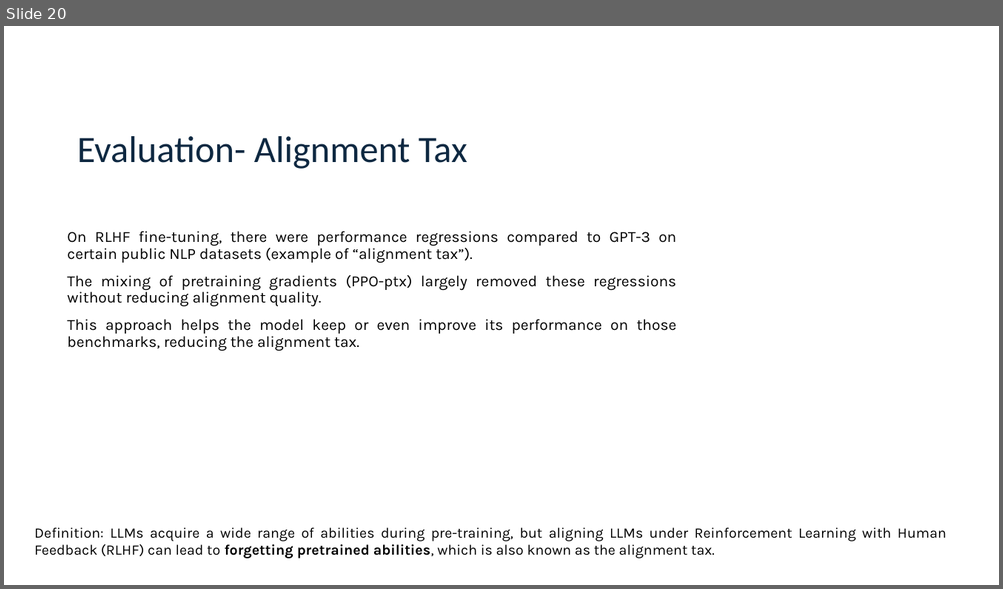
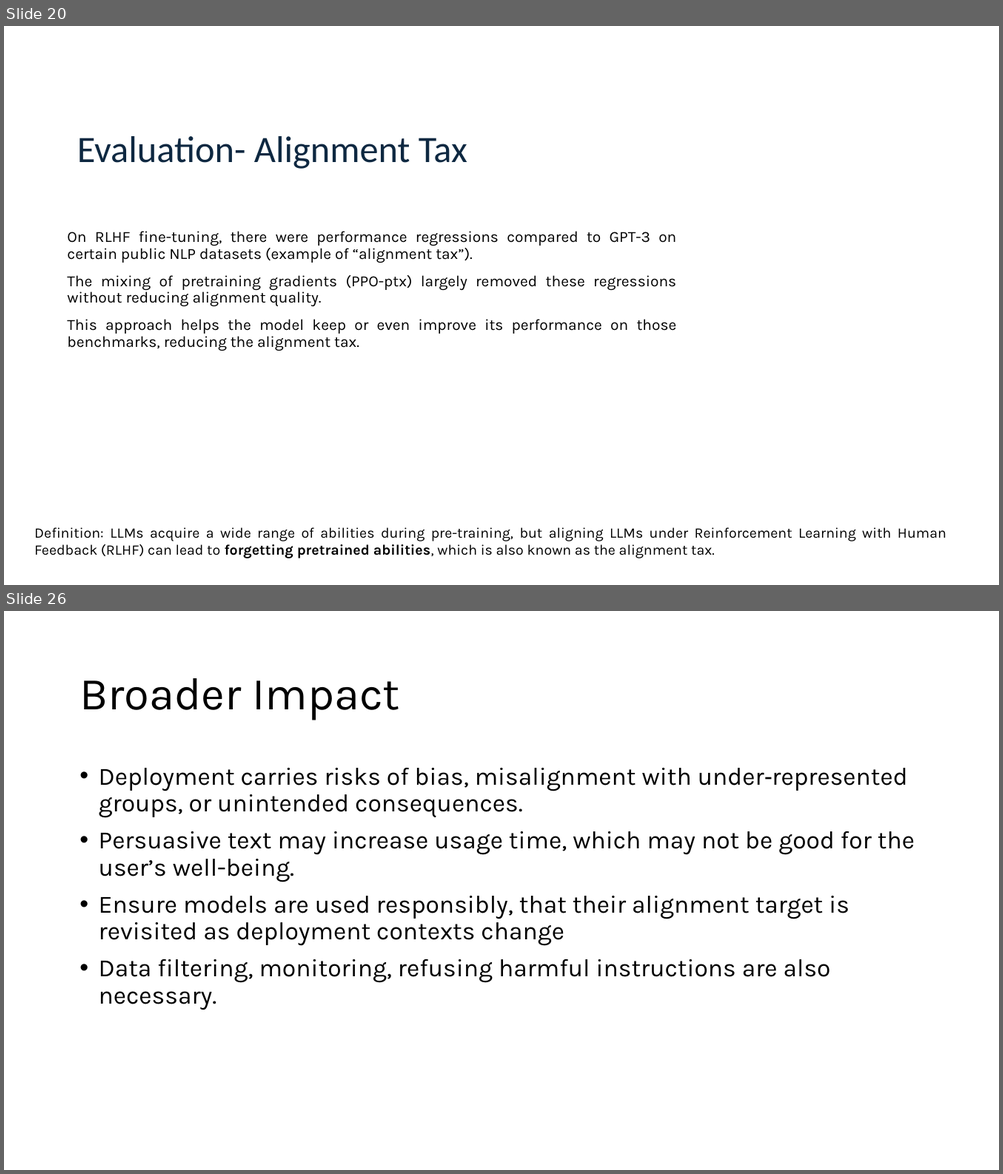
Before and after one commit to logus2k/genai_paper, a slide deck: final/final_version.pptx. Shown one above the other, each under a label of ours: slide 20 before the commit, slides 20 and 26 after it; the slides between them are not shown. The pictures are 1003x589 and 1003x1174 pixels, drawn with LibreOffice and Linux fonts; fonts in the diff are those of the drawing. Boxes give left, top, right and bottom in pixels: in the first picture for what was removed or moved away, otherwise in the second. Text is boxed around its words. In the diff, an @@ line names an element or a change of style, - is before the commit and + after.

```diff
--- a/final/final_version.pptx
+++ b/final/final_version.pptx
@@ slide 26 added at (4, 611, 999, 1170), background #FFFFFF @@
@@ title added at (79, 678, 400, 721), 44 pt, text #000000 @@
+Broader Impact
@@ text added at (99, 768, 914, 1011), 24 pt, text #000000 @@
+• Deployment carries risks of bias, misalignment with under‐represented groups, or unintended consequences.
+• Persuasive text may increase usage time, which may not be good for the user’s well-being.
+• Ensure models are used responsibly, that their alignment target is revisited as deployment contexts change
+• Data filtering, monitoring, refusing harmful instructions are also necessary.
```
Also in this commit, not shown: 5 other slides added, 1 slide removed, 2 other files.
